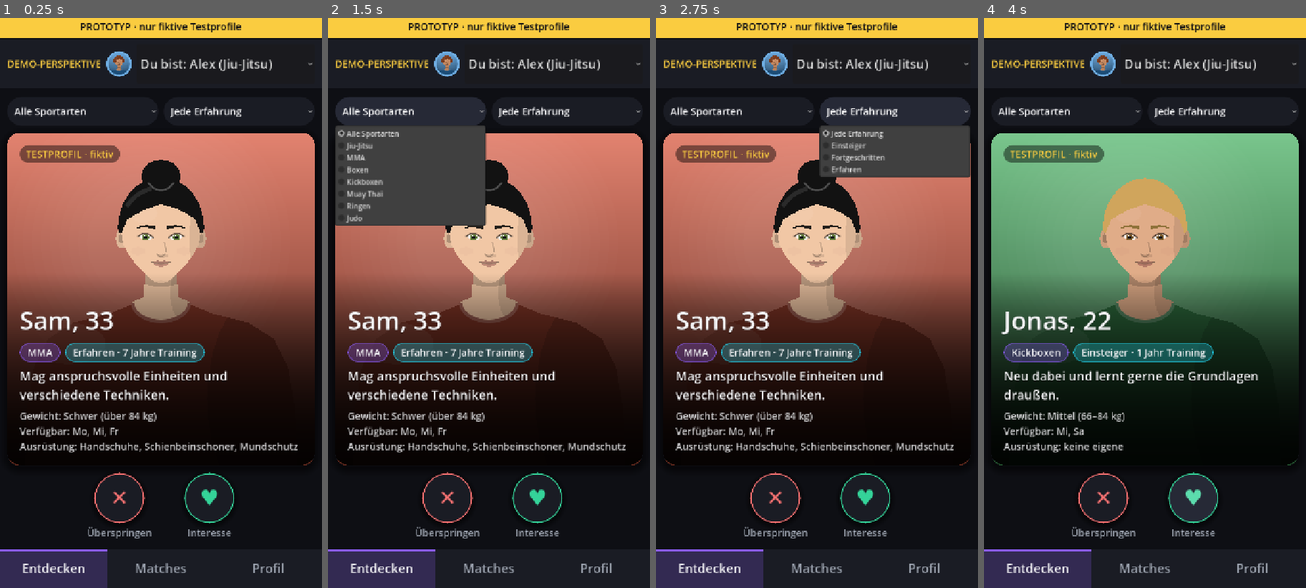
Above: before the commit, frames 1-4 (left to right).
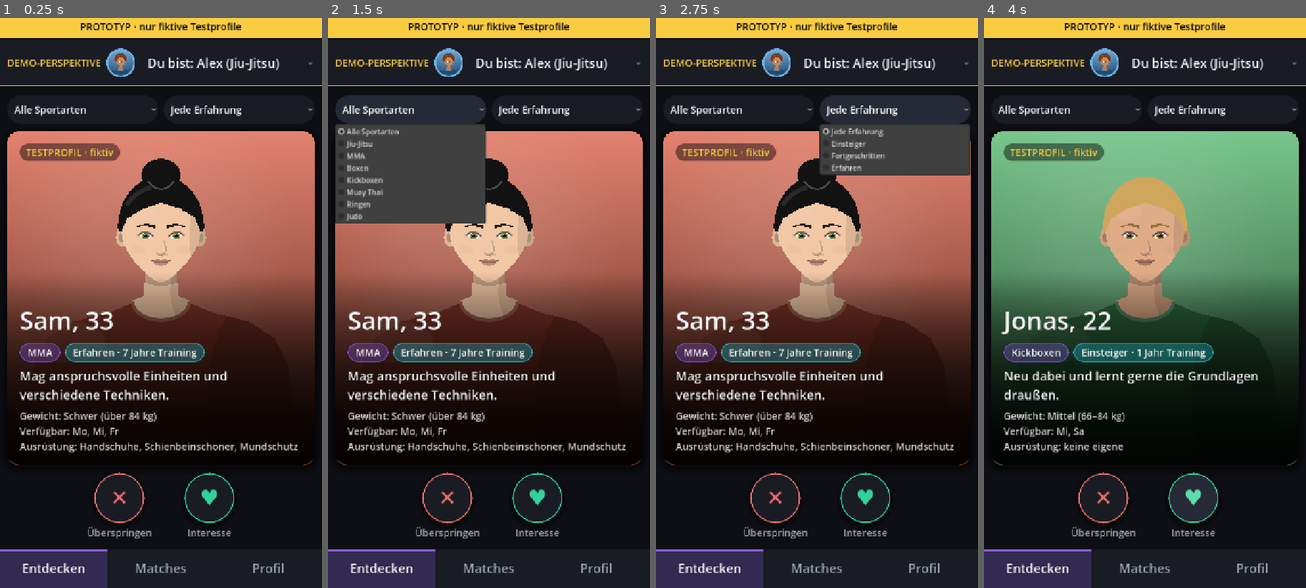
Above: after the commit, the same moments.

Repository: Mayo73/agenthub-backup
Game: Godot game, scene res://scenes/main.tscn
Same seed, same stepped clock (60 frames per second), same inputs: the game is played once before the commit and once after it.
Inputs:
- Up to frame 1 (0.25 s): no input
- Up to frame 2 (1.5 s): click "Du bist: Alex (Jiu-Jitsu)" at 0.5 s; click "Alle Sportarten" at 1.25 s
- Up to frame 3 (2.75 s): click "Jede Erfahrung" at 2 s
- Up to frame 4 (4 s): click "✕" at 2.75 s; click "♥" at 3.5 s

The runs differ from the first frame. In frame 1, 2.9% of the frame differs, in the area x 0-100%, y 5-55%; in frame 2, 3.1%; in frame 3, 3.5%; in frame 4, 2.9%.

Commit message:
T-0477: Demo-Perspektivleiste im neuen Stil
Erstellt vom lokalen Agent (Modell qwen3.5:35b-a3b, Versuch 1 von 5).

Diff:
--- a/scripts/perspective_bar.gd
+++ b/scripts/perspective_bar.gd
@@ -11,7 +11,14 @@
 
 
 func _init() -> void:
-	add_theme_stylebox_override("panel", UiStyle.panel(UiStyle.CARD, 0))
+	var panel := UiStyle.panel(UiStyle.CARD, 0)
+	panel.border_width_bottom = 3
+	panel.border_color = UiStyle.DEMO
+	panel.content_margin_left = UiStyle.GAP
+	panel.content_margin_right = UiStyle.GAP
+	panel.content_margin_top = 8
+	panel.content_margin_bottom = 8
+	add_theme_stylebox_override("panel", panel)
 	var row := HBoxContainer.new()
 	row.add_theme_constant_override("separation", 12)
 	add_child(row)
@@ -22,12 +29,13 @@
 	row.add_child(tag_label)
 
 	avatar = AvatarView.new()
-	avatar.set_diameter(56)
+	avatar.set_diameter(64)
 	avatar.size_flags_vertical = Control.SIZE_SHRINK_CENTER
 	row.add_child(avatar)
 
 	picker = OptionButton.new()
 	picker.size_flags_horizontal = Control.SIZE_EXPAND_FILL
+	UiStyle.style_option(picker)
 	# Sonst erzwingt der längste Eintrag eine Mindestbreite über die Bildschirmbreite hinaus.
 	picker.fit_to_longest_item = false
 	picker.clip_text = true
--- a/tests/test_perspective_bar.gd
+++ b/tests/test_perspective_bar.gd
@@ -32,3 +32,15 @@
 	bar.picker.select(1)
 	bar.picker.item_selected.emit(1)
 	check_eq(received_id, "p02", "gewechselte ID")
+
+
+func test_demolinie() -> void:
+	var panel := bar.get_theme_stylebox("panel") as StyleBoxFlat
+	check(panel.border_width_bottom == 3, "Untere Linie Dicke = 3")
+	check(panel.border_color == UiStyle.DEMO, "Linienfarbe DEMO")
+
+
+func test_auswahl_abgerundet() -> void:
+	var normal := bar.picker.get_theme_stylebox("normal") as StyleBoxFlat
+	check(normal.corner_radius_top_left > 0, "Picker oben links abgerundet")
+	check(bar.picker.clip_text == true, "Picker text-clipping aktiv")
